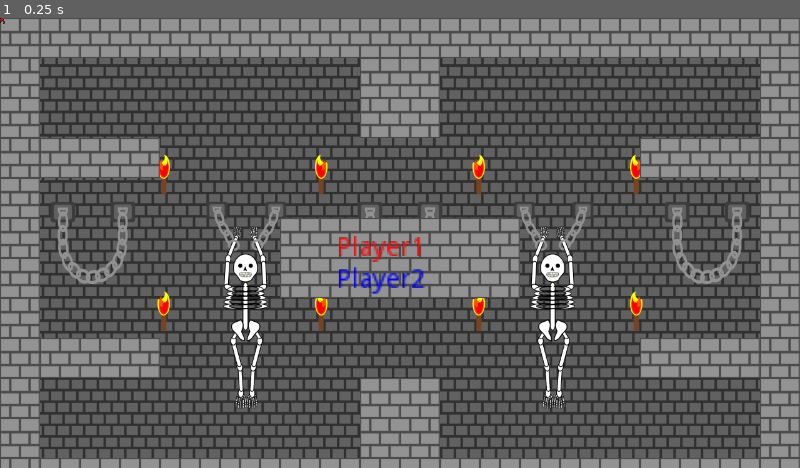
Above: before the commit, frame 1.
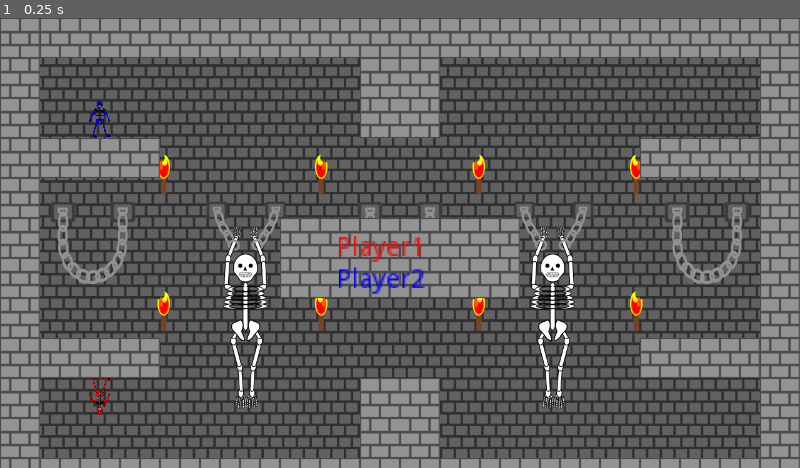
Above: after the commit, the same moment.

Repository: LeonMatthes/SkeleTurn
Game: Godot game, scene res://scenes/Levels/FirstLevel.tscn
Same seed, same stepped clock (60 frames per second), same inputs: the game is played once before the commit and once after it. The project has no main scene, so this scene is started directly.
Inputs:
- Up to frame 1 (0.25 s): no input

The runs differ from the first frame. In frame 1, 0.1% of the frame differs, in the area x 0-14%, y 0-88%.
Error before the commit: Parse Error: The identifier "arrow" isn't declared in the current scope. (res://scenes/Player.gd:112)

Commit message:
fixed smth in player

Diff:
--- a/scenes/Player.gd
+++ b/scenes/Player.gd
@@ -103,6 +103,8 @@
 	if !canShoot:
 		return
 	self.changeGravity()
+	var arrow = Arrow.instance()
+	self.get_parent().add_child(arrow)
 
 	var xVel = 0
 	if !self.velocity.x * direction < 0:
@@ -120,8 +122,6 @@
 
 	var shootDirection = Vector2(direction, yDirection).normalized()
 
-	var arrow = Arrow.instance()
-	self.get_parent().add_child(arrow)
 	arrow.initialize(self.gravityFactor, position, shootDirection, Vector2(xVel, yVel))
 
 	self.canShoot = false
